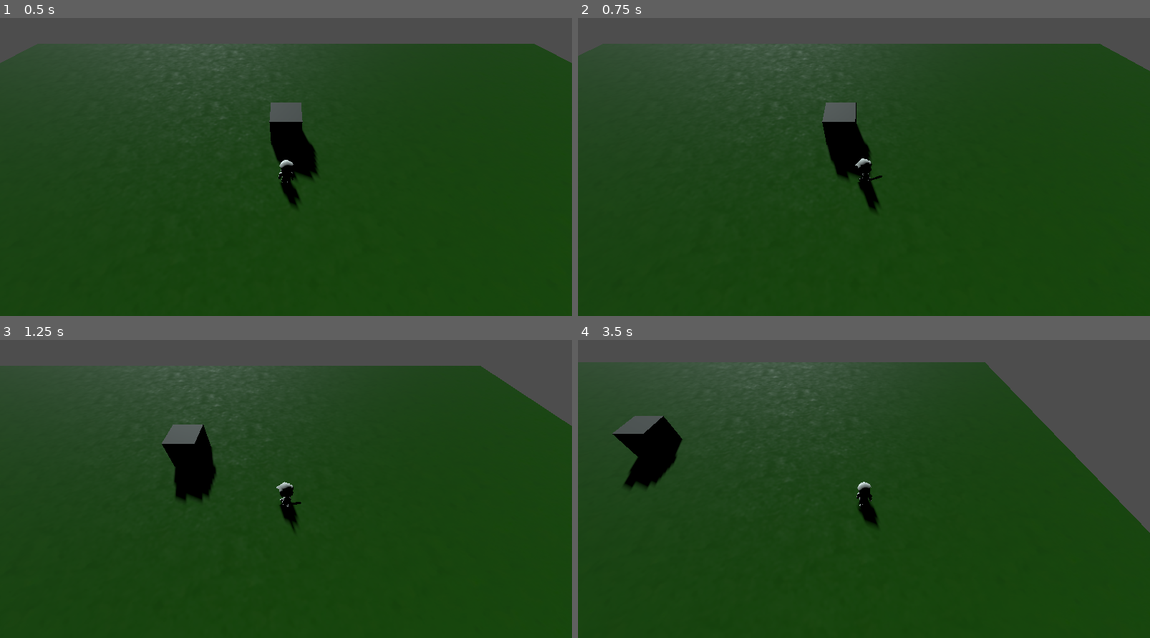
Above: before the commit, frames 1-4 (two rows, left to right).
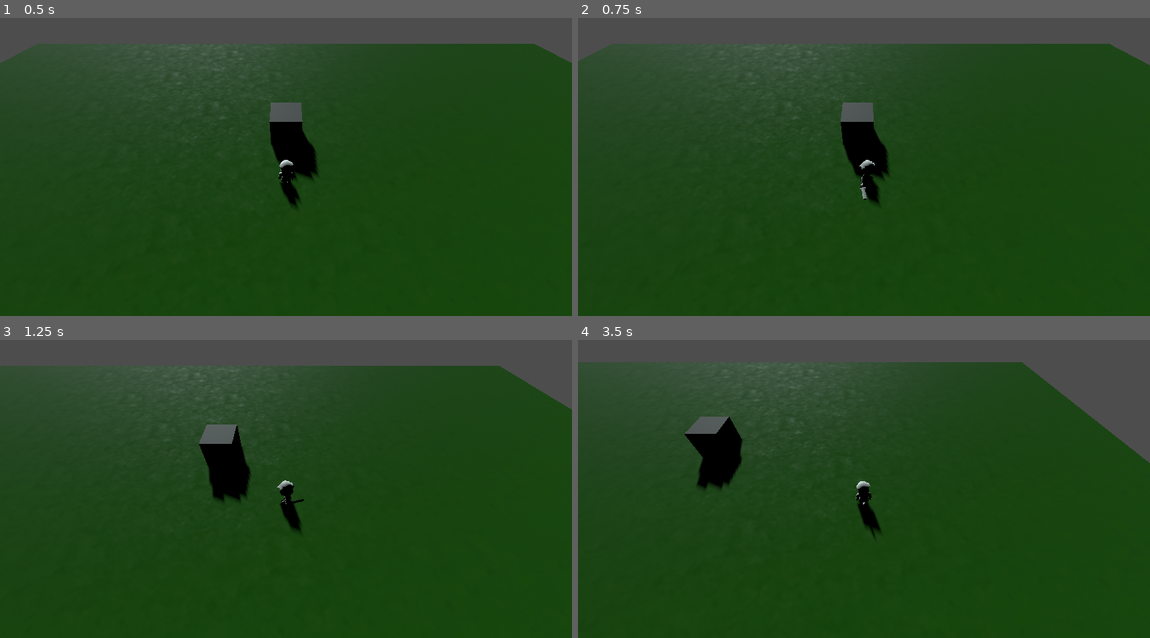
Above: after the commit, the same moments.

Repository: AbrahamBrookes/Tumbledown-Godot
Game: Godot game, scene res://Levels/player_character_test_level.tscn
The game is run twice, just before and just after one commit, with the same random seed, the same clock (stepped at 60 frames per second) and the same inputs.
Inputs (mouse positions are in pixels of both pictures, inside the frame that each line leads up to):
- Up to frame 1 (0.5 s): no input
- Up to frame 2 (0.75 s): move the mouse to (989, 140) at 0.52 s; hold D (walk_east) from 0.53 s (still down); click (989, 140) at 0.6 s
- Up to frame 3 (1.25 s): keep holding D (walk_east)
- Up to frame 4 (3.5 s): move the mouse to (749, 491) at 1.27 s; release D (walk_east) at 1.28 s; hold S (walk_south) 1.28-2.03 s; click (749, 491) at 1.35 s; move the mouse to (921, 405) at 2.02 s; hold D (walk_east) 2.03-2.78 s; click (921, 405) at 2.1 s; move the mouse to (835, 542) at 2.77 s; hold W (walk_north) from 2.78 s (still down); click (835, 542) at 2.85 s

Frame 1 is identical in both runs. In frame 2, 2.0% of the frame differs, in the area x 0-100%, y 8-66%; in frame 3, 3.9%; in frame 4, 8.2%, in the area x 6-100%, y 7-66%.

Commit message:
add project updates

Diff:
--- a/project.godot
+++ b/project.godot
@@ -37,3 +37,8 @@
 "events": [Object(InputEventKey,"resource_local_to_scene":false,"resource_name":"","device":-1,"window_id":0,"alt_pressed":false,"shift_pressed":false,"ctrl_pressed":false,"meta_pressed":false,"pressed":false,"keycode":0,"physical_keycode":65,"key_label":0,"unicode":97,"echo":false,"script":null)
 ]
 }
+slash={
+"deadzone": 0.5,
+"events": [Object(InputEventMouseButton,"resource_local_to_scene":false,"resource_name":"","device":-1,"window_id":0,"alt_pressed":false,"shift_pressed":false,"ctrl_pressed":false,"meta_pressed":false,"button_mask":1,"position":Vector2(95, 7),"global_position":Vector2(99, 50),"factor":1.0,"button_index":1,"canceled":false,"pressed":true,"double_click":false,"script":null)
+]
+}
